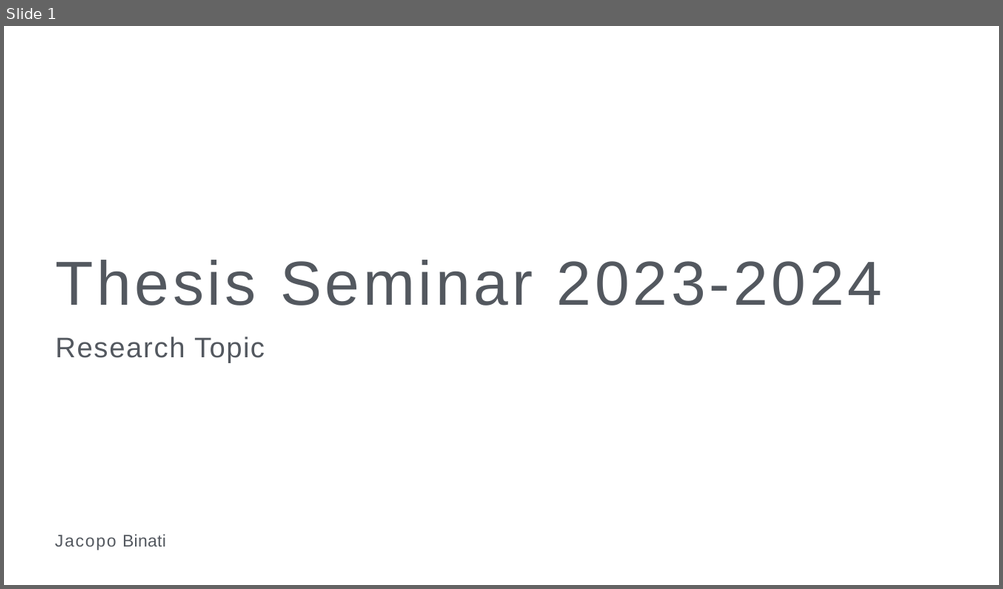
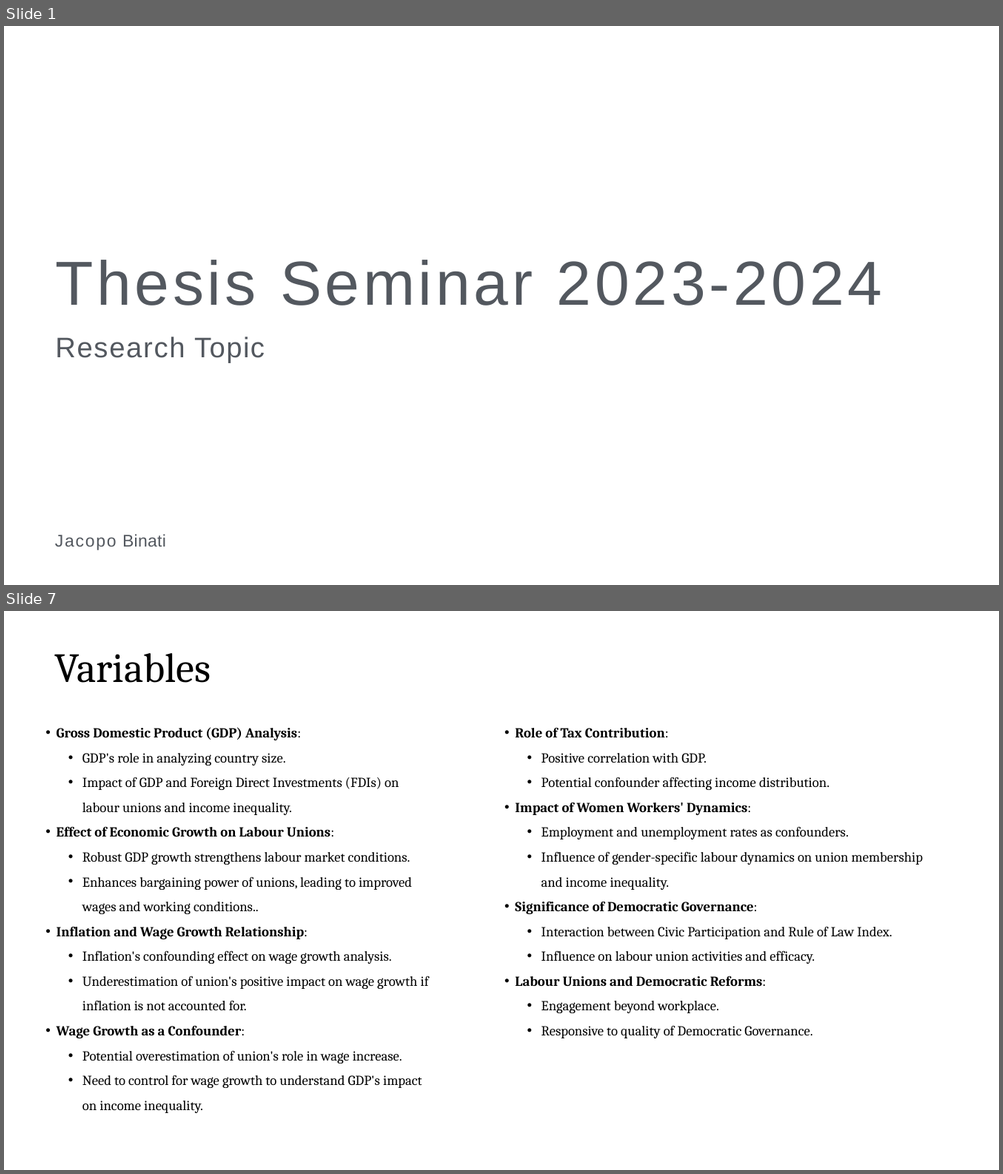
Before and after one commit to Jacopo21/MA_Thesis, a slide deck: presentations/presentation_JacopoBinati.pptx. Shown one above the other, each under a label of ours: slide 1 before the commit, slides 1 and 7 after it; the slides between them are not shown. The pictures are 1003x589 and 1003x1174 pixels, drawn with LibreOffice and Linux fonts; fonts in the diff are those of the drawing; background and template pictures are left out. Boxes give left, top, right and bottom in pixels: in the first picture for what was removed or moved away, otherwise in the second. Text is boxed around its words. In the diff, an @@ line names an element or a change of style, - is before the commit and + after.

```diff
--- a/presentations/presentation_JacopoBinati.pptx
+++ b/presentations/presentation_JacopoBinati.pptx
@@ slide 7 added at [4,611,999,1170], background picture (left out) @@
@@ title added at [54,653,210,683], 66 pt, text #000000 @@
+Variables
@@ text added at [57,727,429,1113], 22 pt, text #000000 @@
+• Gross Domestic Product (GDP) Analysis:
+  • GDP's role in analyzing country size.
+  • Impact of GDP and Foreign Direct Investments (FDIs) on labour unions and income inequality.
+• Effect of Economic Growth on Labour Unions:
+  • Robust GDP growth strengthens labour market conditions.
+  • Enhances bargaining power of unions, leading to improved wages and working conditions..
+• Inflation and Wage Growth Relationship:
+  • Inflation's confounding effect on wage growth analysis.
+  • Underestimation of union's positive impact on wage growth if inflation is not accounted for.
+• Wage Growth as a Confounder:
+  • Potential overestimation of union's role in wage increase.
+  • Need to control for wage growth to understand GDP's impact on income inequality.
@@ text added at [515,727,922,1039], 22 pt, text #000000 @@
+• Role of Tax Contribution:
+  • Positive correlation with GDP.
+  • Potential confounder affecting income distribution.
+• Impact of Women Workers' Dynamics:
+  • Employment and unemployment rates as confounders.
+  • Influence of gender-specific labour dynamics on union membership and income inequality.
+• Significance of Democratic Governance:
+  • Interaction between Civic Participation and Rule of Law Index.
+  • Influence on labour union activities and efficacy.
+• Labour Unions and Democratic Reforms:
+  • Engagement beyond workplace.
+  • Responsive to quality of Democratic Governance.
```
Also in this commit, not shown: 5 slides changed, 4 other slides added, 1 slide removed, 14 other files.
